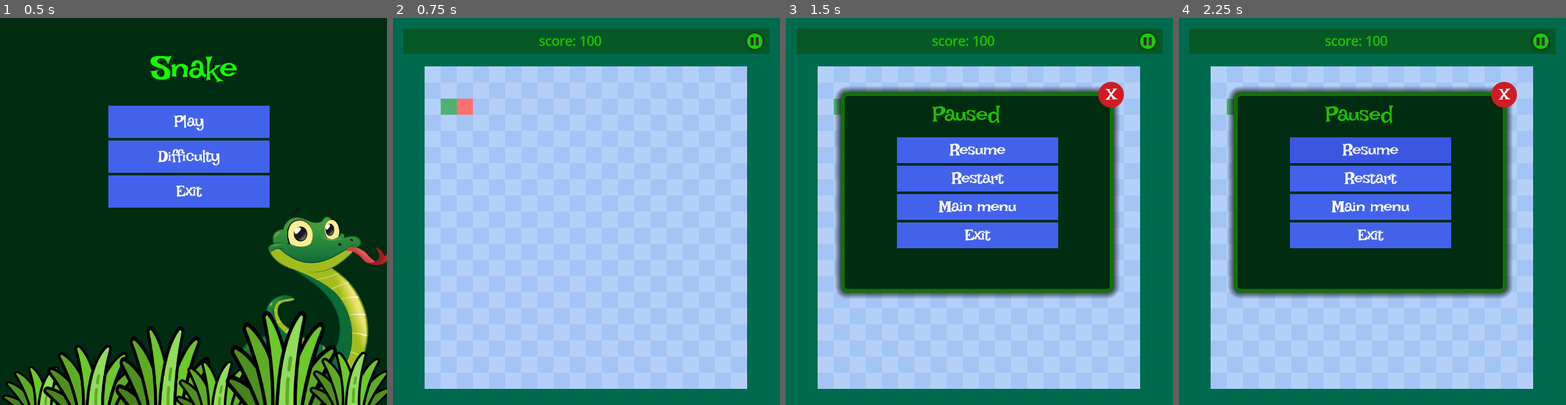
Above: before the commit, frames 1-4 (left to right).
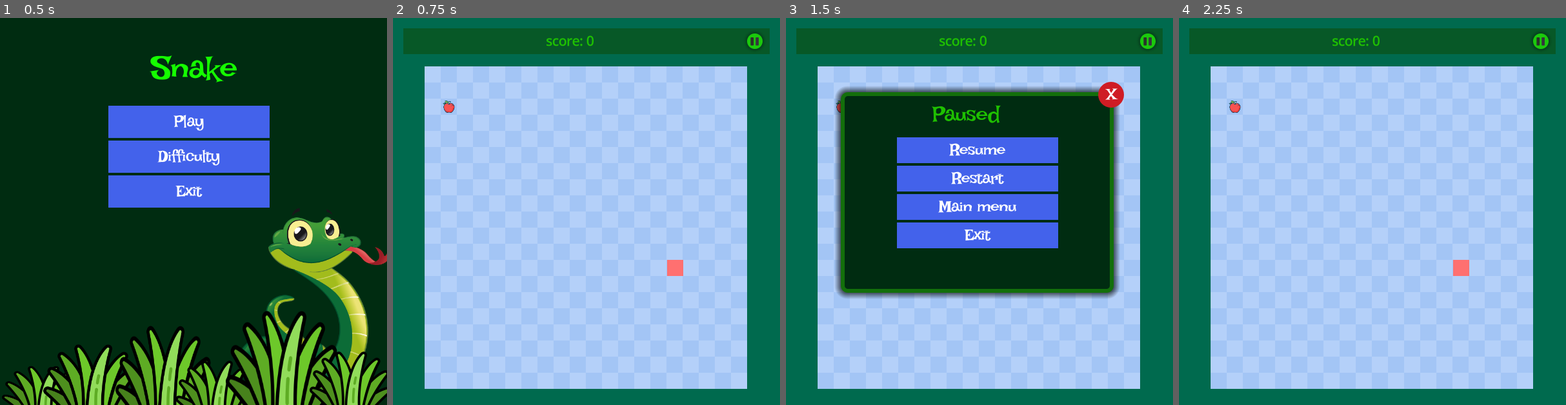
Above: after the commit, the same moments.

Repository: krabhi1/snake
Game: Godot game, scene res://loading.tscn
Same seed, same stepped clock (60 frames per second), same inputs: the game is played once before the commit and once after it.
Inputs (mouse positions are in pixels of both pictures, inside the frame that each line leads up to):
- Up to frame 1 (0.5 s): no input
- Up to frame 2 (0.75 s): click "Play" at 0.5 s
- Up to frame 3 (1.5 s): click (1149, 41) at 1.25 s
- Up to frame 4 (2.25 s): click "Resume" at 2 s

Frame 1 is identical in both runs. In frame 2, 0.7% of the frame differs, in the area x 12-75%, y 4-67%; in frame 3, 0.3%; in frame 4, 40%, in the area x 12-88%, y 4-73%.

Commit message:
added snake move, collide, grow, score system

Diff:
--- a/Global.gd
+++ b/Global.gd
@@ -1,8 +1,9 @@
 extends  Node
 
-var speed=4; # 5 cells per second
+var speed=6; # 5 cells per second
 var score=0;
 var highscore=0;
+const SCORE_CONST=10;
 
 
 func changeScene(path: String) -> void:
@@ -18,3 +19,9 @@
 	score = newScore
 	if score > highscore:
 		highscore = score
+
+
+func increaseScore() -> void:
+	score += SCORE_CONST
+	if score > highscore:
+		highscore = score
--- a/difficulty_dialog.gd
+++ b/difficulty_dialog.gd
@@ -4,6 +4,7 @@
 # Called when the node enters the scene tree for the first time.
 func _ready() -> void:
 	$HBoxContainer/HSlider.value=remap(Global.speed,2,10,0,100)
+	print("Difficulty Dialog ready")
 	pass # Replace with function body.
 
 
--- a/game.gd
+++ b/game.gd
@@ -1,38 +1,55 @@
 extends Node
 
+signal pause;
+signal resume;
+signal restart;
+
+@onready var scoreLabel=$UI/Header/HBoxContainer/score
+
+func _set_score_label(score:int) -> void:
+	scoreLabel.text = "score: "+str(score)
+	pass
+
+func _ready() -> void:
+	_set_score_label(Global.score)
+
+func _pause() -> void:
+	pause.emit()
+	$GameOptionDialog.visible = true
+	pass
+
+func _resume() -> void:
+	resume.emit()
+	$GameOptionDialog.visible = false
+	pass
+
+func _restart() -> void:
+	restart.emit()
+	$GameOptionDialog.visible = false
+	$GameOverDialog.visible = false
+	_set_score_label(0)
+	pass
+
+func _on_option_pressed() -> void:
+	_pause()
+
+func _on_game_option_dialog_close() -> void:
+	_resume()
+
+func _on_game_option_dialog_restart() -> void:
+	_restart()
+
+func _on_game_option_dialog_resume() -> void:
+	_resume()
+
+func _on_game_over_dialog_restart() -> void:
+	_restart()
+
+func _on_playground_gameover() -> void:
+	$GameOverDialog.visible = true
 
 
-
-func pause() -> void:
-	pass
-
-func resume() -> void:
-	pass
-
-func restart() -> void:
-
-	pass
-
-
-
-
-func _on_option_pressed() -> void:
-	pause()
-	$GameOptionDialog.visible = true
-	pass # Replace with function body.
-
-
-func _on_game_option_dialog_close() -> void:
-	pass # Replace with function body.
-
-
-func _on_game_option_dialog_restart() -> void:
-	pass # Replace with function body.
-
-
-func _on_game_option_dialog_resume() -> void:
-	pass # Replace with function body.
-
-
-func _on_game_over_dialog_restart() -> void:
-	pass # Replace with function body.
+func _on_playground_food_eaten() -> void:
+	Global.increaseScore()
+	print("score: ", Global.score)
+	_set_score_label(Global.score)
--- a/game.tscn
+++ b/game.tscn
@@ -83,7 +83,12 @@
 offset_right = 505.0
 offset_bottom = 426.0
 
+[connection signal="pause" from="." to="playground" method="_on_game_pause"]
+[connection signal="restart" from="." to="playground" method="_on_game_restart"]
+[connection signal="resume" from="." to="playground" method="_on_game_resume"]
 [connection signal="pressed" from="UI/Header/HBoxContainer/Option" to="." method="_on_option_pressed"]
+[connection signal="food_eaten" from="playground" to="." method="_on_playground_food_eaten"]
+[connection signal="gameover" from="playground" to="." method="_on_playground_gameover"]
 [connection signal="close" from="GameOptionDialog" to="." method="_on_game_option_dialog_close"]
 [connection signal="restart" from="GameOptionDialog" to="." method="_on_game_option_dialog_restart"]
 [connection signal="resume" from="GameOptionDialog" to="." method="_on_game_option_dialog_resume"]
--- a/loading.gd
+++ b/loading.gd
@@ -18,7 +18,6 @@
 
 
 func _on_progress_bar_value_changed(value:float) -> void:
-	print("Value changed to: ",value)
 	if value==100:
 		#TODO: wait for 1 sec
 		#goto next scene
--- a/playground.gd
+++ b/playground.gd
@@ -1,35 +1,160 @@
 extends Node2D
+#signal
 
-var direction=Vector2(1,0)
+signal gameover
+signal food_eaten
+
+#other
+enum GameState {STANDING,RUNNING,PAUSED,GAMEOVER}
+var direction=Vector2i(1,0)
 var cellSize=25
-
+var gameState=GameState.STANDING
+var snake_segments: Array[Vector2i] =[]
+var food_pos=Vector2i(0,0)
+var ate_food=false
+#node
+@onready var SnakeNode=$Snake
+#prefab
+@onready var SnakeHeadScene=preload("res://prefab/snake_head.tscn")
+@onready var SnakeSegmentScene=preload("res://prefab/snake_segment.tscn")
+#extra
 var _timerCount=0.0
 func _ready() -> void:
+	start()
+	pass
+
+func clear():
+	#clear the snake segments
+	snake_segments.clear()
+
+	#remove all snake node
+	for child in SnakeNode.get_children():
+		child.queue_free()
+
+func start():
+	gameState=GameState.STANDING
+	Global.setScore(0)
+	clear()
+	#food
+	spawn_food()
+	#random cell for snake
+	var cell=Vector2i(randi_range(5,15),randi_range(5,15))
+	snake_segments.append(cell)
+	add_head(cell)
+	#direction
+	direction=Vector2i(1,0)
+
+func _pause():
+	gameState=GameState.PAUSED
+
+func _resume():
+	gameState=GameState.STANDING
+
+func _restart():
+	start()
+
+func add_head(cell):
+	var head=SnakeHeadScene.instantiate()
+	head.position=cell*cellSize
+	print(cell,head.position)
+	SnakeNode.add_child(head)
+
+func add_segment(cell):
+	var segment=SnakeSegmentScene.instantiate()
+	segment.position=cell*cellSize
+	SnakeNode.add_child(segment)
+
+
+
+
+func _process(delta: float) -> void:
+	var isDirectionChanged=update_direction()
+	if gameState==GameState.STANDING:
+		standing()
+		if isDirectionChanged:
+			gameState=GameState.RUNNING
+
+	elif gameState==GameState.RUNNING:
+		running(delta)
+		pass
+
+
+func on_gameover():
+	gameover.emit()
+	pass
+
+func standing():
+	# $Snake/Head.position=direction*cellSize
 	pass
 
 
-func _process(delta: float) -> void:
-	update_direction()
+func running(delta: float):
 	_timerCount+=delta
 	if _timerCount>=1.0/Global.speed:
 		_timerCount=0
-		# update_position()
+		update_snake()
 
-	pass
+func update_snake():
+	var newHead=snake_segments[0]+direction
 
+	#collision check
+	if check_collision(newHead):
+		gameState=GameState.GAMEOVER
+		on_gameover()
+		return
 
-func update_position():
-	$Snake/Head.position+=direction*cellSize
+	var last_segment=snake_segments[snake_segments.size()-1]
+	#update the segments
+	for i in range(snake_segments.size()-1,0,-1):
+		snake_segments[i]=snake_segments[i-1]
+	#update the head
+	snake_segments[0]=newHead
+	#grow the snake
+	if ate_food:
+		snake_segments.append(last_segment)
+		add_segment(last_segment)
+		ate_food=false
+	#update the node
+	for i in range(snake_segments.size()):
+		move_to_cell(SnakeNode.get_child(i),snake_segments[i].x,snake_segments[i].y)
 
-func update_direction():
-	if Input.is_action_just_pressed("snake_left") and direction!=Vector2(1,0):
-		direction=Vector2(-1,0)
-	elif Input.is_action_just_pressed("snake_right") and direction!=Vector2(-1,0):
-		direction=Vector2(1,0)
-	elif Input.is_action_just_pressed("snake_up") and direction!=Vector2(0,1):
-		direction=Vector2(0,-1)
-	elif Input.is_action_just_pressed("snake_down") and direction!=Vector2(0,-1):
-		direction=Vector2(0,1)
+	#handle eating food
+	if newHead==food_pos:
+		spawn_food()
+		ate_food=true
+		food_eaten.emit()
+
+func spawn_food():
+	food_pos=Vector2i(randi_range(0,19),randi_range(0,19))
+	$Food.position=food_pos*cellSize
+
+func check_collision(newHeadCell: Vector2i) -> bool:
+	var  pos=newHeadCell*cellSize
+	const width=500
+	const height=500
+	#with boundary
+	if pos.x<0 or pos.x>=width or pos.y<0 or pos.y>=height:
+		return true
+	#with snake
+	for i in range(1,snake_segments.size()):
+		if snake_segments[i]==newHeadCell:
+			return true
+	return false
+
+func update_direction() -> bool:
+	if Input.is_action_just_pressed("snake_left") and direction!=Vector2i(1,0):
+		direction=Vector2i(-1,0)
+		return true
+	elif Input.is_action_just_pressed("snake_right") and direction!=Vector2i(-1,0):
+		direction=Vector2i(1,0)
+		return true
+	elif Input.is_action_just_pressed("snake_up") and direction!=Vector2i(0,1):
+		direction=Vector2i(0,-1)
+		return true
+	elif Input.is_action_just_pressed("snake_down") and direction!=Vector2i(0,-1):
+		direction=Vector2i(0,1)
+		return true
+	return false
 
 func update_tail():
 	pass
@@ -37,3 +162,17 @@
 func move_to_cell(node: Node,x: int,y: int):
 	node.position=Vector2(x*cellSize,y*cellSize)
 	pass
+
+
+func _on_game_pause() -> void:
+	_pause()
+
+
+func _on_game_restart() -> void:
+	_restart()
+	pass # Replace with function body.
+
+
+func _on_game_resume() -> void:
+	_resume()
+	pass # Replace with function body.
--- a/playground.tscn
+++ b/playground.tscn
@@ -1,8 +1,8 @@
 [gd_scene load_steps=4 format=3 uid="uid://bpcxet2et6f8q"]
 
 [ext_resource type="Script" path="res://playground.gd" id="1_q7jac"]
-[ext_resource type="Texture2D" uid="uid://nt63vpt7ridr" path="res://assets/point.png" id="1_qormt"]
 [ext_resource type="Texture2D" uid="uid://be58dv5x3kwit" path="res://assets/board.png" id="2_e5yug"]
+[ext_resource type="Texture2D" uid="uid://ctdyesflqc1ux" path="res://assets/apple64.png" id="3_p684o"]
 
 [node name="playground" type="Node2D"]
 script = ExtResource("1_q7jac")
@@ -13,17 +13,9 @@
 offset = Vector2(500, 500)
 
 [node name="Snake" type="Node2D" parent="."]
+position = Vector2(1, 0)
 
-[node name="Head" type="Sprite2D" parent="Snake"]
-self_modulate = Color(1, 0.439216, 0.439216, 1)
-position = Vector2(50, 50)
-scale = Vector2(25, 25)
-texture = ExtResource("1_qormt")
-offset = Vector2(0.5, 0.5)
-
-[node name="Segment" type="Sprite2D" parent="Snake" groups=["snake_body"]]
-self_modulate = Color(0.31267, 0.696887, 0.448503, 1)
-position = Vector2(25, 50)
-scale = Vector2(25, 25)
-texture = ExtResource("1_qormt")
-offset = Vector2(0.5, 0.5)
+[node name="Food" type="Sprite2D" parent="."]
+scale = Vector2(0.391, 0.391)
+texture = ExtResource("3_p684o")
+offset = Vector2(31.9489, 31.9489)
--- /dev/null
+++ b/prefab/snake_head.tscn
@@ -0,0 +1,9 @@
+[gd_scene load_steps=2 format=3 uid="uid://d1yv3ownvwwum"]
+
+[ext_resource type="Texture2D" uid="uid://nt63vpt7ridr" path="res://assets/point.png" id="1_n7wj5"]
+
+[node name="Head" type="Sprite2D"]
+self_modulate = Color(1, 0.439216, 0.439216, 1)
+scale = Vector2(25, 25)
+texture = ExtResource("1_n7wj5")
+offset = Vector2(0.5, 0.5)
--- /dev/null
+++ b/prefab/snake_segment.tscn
@@ -0,0 +1,9 @@
+[gd_scene load_steps=2 format=3 uid="uid://buuapoa31ntil"]
+
+[ext_resource type="Texture2D" uid="uid://nt63vpt7ridr" path="res://assets/point.png" id="1_ap2k4"]
+
+[node name="Segment" type="Sprite2D" groups=["snake_body"]]
+self_modulate = Color(0.31267, 0.696887, 0.448503, 1)
+scale = Vector2(25, 25)
+texture = ExtResource("1_ap2k4")
+offset = Vector2(0.5, 0.5)
Binary file added: assets/apple64.png
Not shown, added: assets/apple64.png.import
Not shown, changed: design/snake.yml
